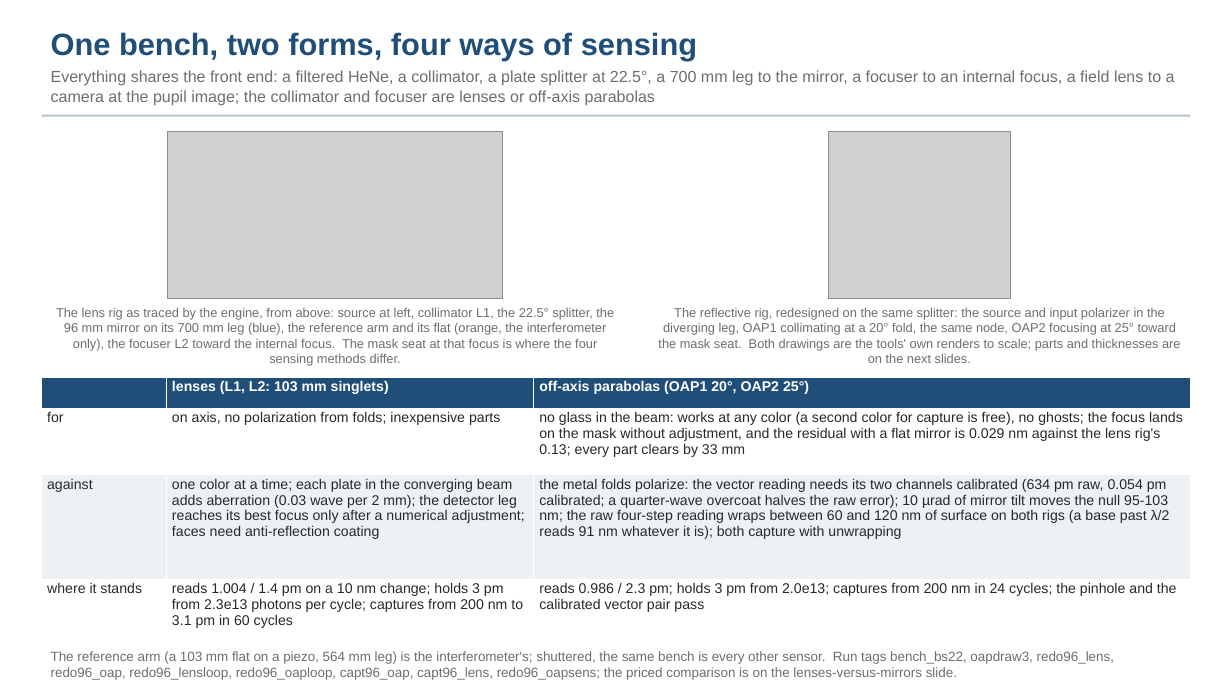
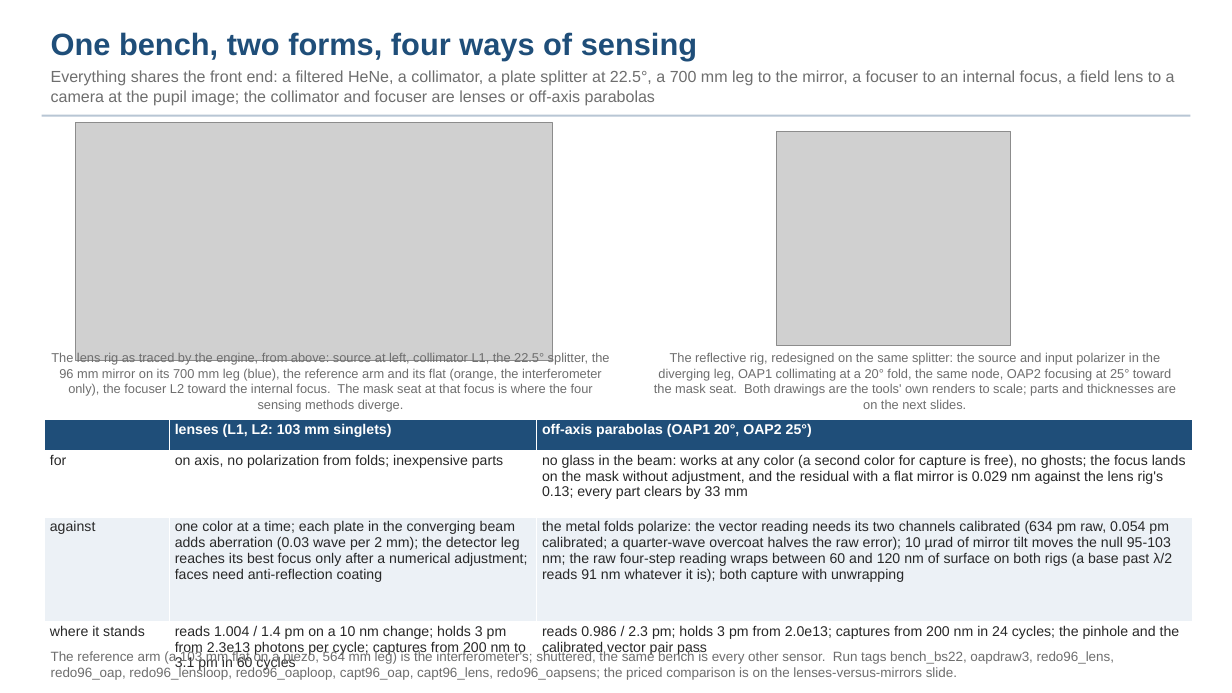
Before and after one commit to nasa-jpl/macos, a slide deck: slide 4 of demo_session/deck_gauges_short_baseline.pptx. Drawn at 1232x693 pixels with LibreOffice and Linux fonts; fonts in the diff are those of the drawing; grey boxes stand for pictures. Boxes give left, top, right and bottom in pixels: in the first picture for what was removed or moved away, otherwise in the second. Text is boxed around its words. In the diff, an @@ line names an element or a change of style, - is before the commit and + after.

```diff
--- a/demo_session/deck_gauges_short_baseline.pptx
+++ b/demo_session/deck_gauges_short_baseline.pptx
@@ picture resized from (x1=167, y1=131, x2=502, y2=299) to (x1=76, y1=123, x2=553, y2=360) @@
@@ picture resized from (x1=828, y1=131, x2=1010, y2=299) to (x1=776, y1=131, x2=1011, y2=346) @@
@@ text at (x1=51, y1=352, x2=610, y2=412): text changed @@
-The lens rig as traced by the engine, from above: source at left, collimator L1, the 22.5° splitter, the 96 mm mirror on its 700 mm leg (blue), the reference arm and its flat (orange, the interferometer only), the focuser L2 toward the internal focus. The mask seat at that focus is where the four sensing methods differ.
+The lens rig as traced by the engine, from above: source at left, collimator L1, the 22.5° splitter, the 96 mm mirror on its 700 mm leg (blue), the reference arm and its flat (orange, the interferometer only), the focuser L2 toward the internal focus. The mask seat at that focus is where the four sensing methods diverge.
@@ text "The reflective rig, redesigned on ..." moved from (x1=658, y1=307, x2=1181, y2=363) to (x1=654, y1=352, x2=1176, y2=409) @@
@@ table moved from (x1=42, y1=377, x2=1191, y2=643) to (x1=44, y1=420, x2=1192, y2=686) @@
```
Also in this commit, not shown: 11 other slides changed, 6 other files.
